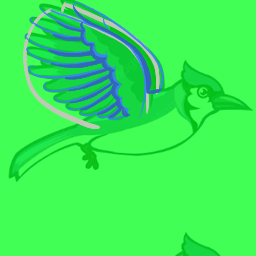
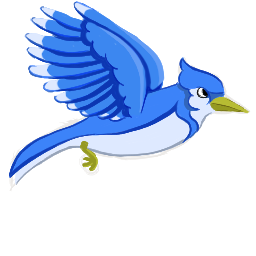
Layers edited between the first and the second 256px x 256px image:
added group "BIRD_WIJNG" with 4 layers in group "Bird" over [left=9, top=1, right=224, bottom=178]
added layer "Layer 29" in group "BIRD_WIJNG" over [left=9, top=58, right=224, bottom=178]
"Wing_1": blend normal → multiply, moved it into group "BIRD_WIJNG", painted on it over [left=23, top=1, right=164, bottom=129]
added layer "Layer 28" in group "BIRD_WIJNG" over [left=25, top=1, right=165, bottom=121]
added layer "Layer 27" in group "BIRD_WIJNG" over [left=25, top=1, right=163, bottom=119]
showed group "BIRD_BODY" (8 layers) over [left=9, top=57, right=251, bottom=192]
painted on "Layer 19" over [left=11, top=83, right=224, bottom=173]
hid "Layer 9" over [left=0, top=0, right=256, bottom=256]
hid "Layer 3" over [left=0, top=0, right=256, bottom=256]
